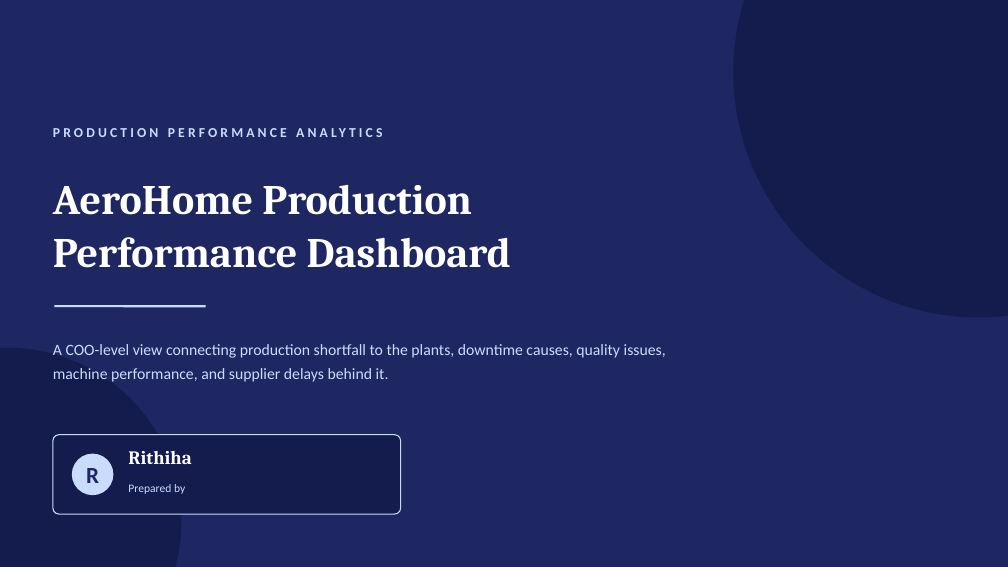
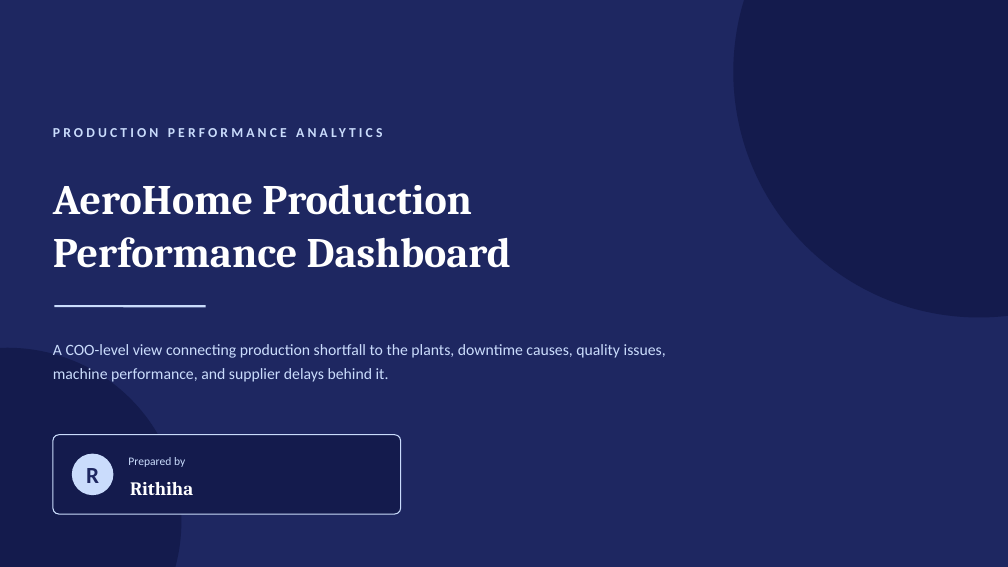
Before and after one commit to Rithi-20/Rithiha, a slide deck: slide 1 of PowerBI/Projects/Aero Home/AeroHome_Dashboard_Overview.pptx. Drawn at 1008x567 pixels with LibreOffice and Linux fonts; fonts in the diff are those of the drawing. Boxes give left, top, right and bottom in pixels: in the first picture for what was removed or moved away, otherwise in the second. Text is boxed around its words. In the diff, an @@ line names an element or a change of style, - is before the commit and + after.

```diff
--- a/PowerBI/Projects/Aero Home/AeroHome_Dashboard_Overview.pptx
+++ b/PowerBI/Projects/Aero Home/AeroHome_Dashboard_Overview.pptx
@@ text "Prepared by": place and size @@
-text "Prepared by" at (128,484,185,494)
+text "Prepared by" at (128,457,185,467)
@@ text "Rithiha": place and size @@
-text "Rithiha" at (128,451,191,464)
+text "Rithiha" at (130,482,193,495)
```
Also in this commit, not shown: 1 other slide changed, 10 other files.
